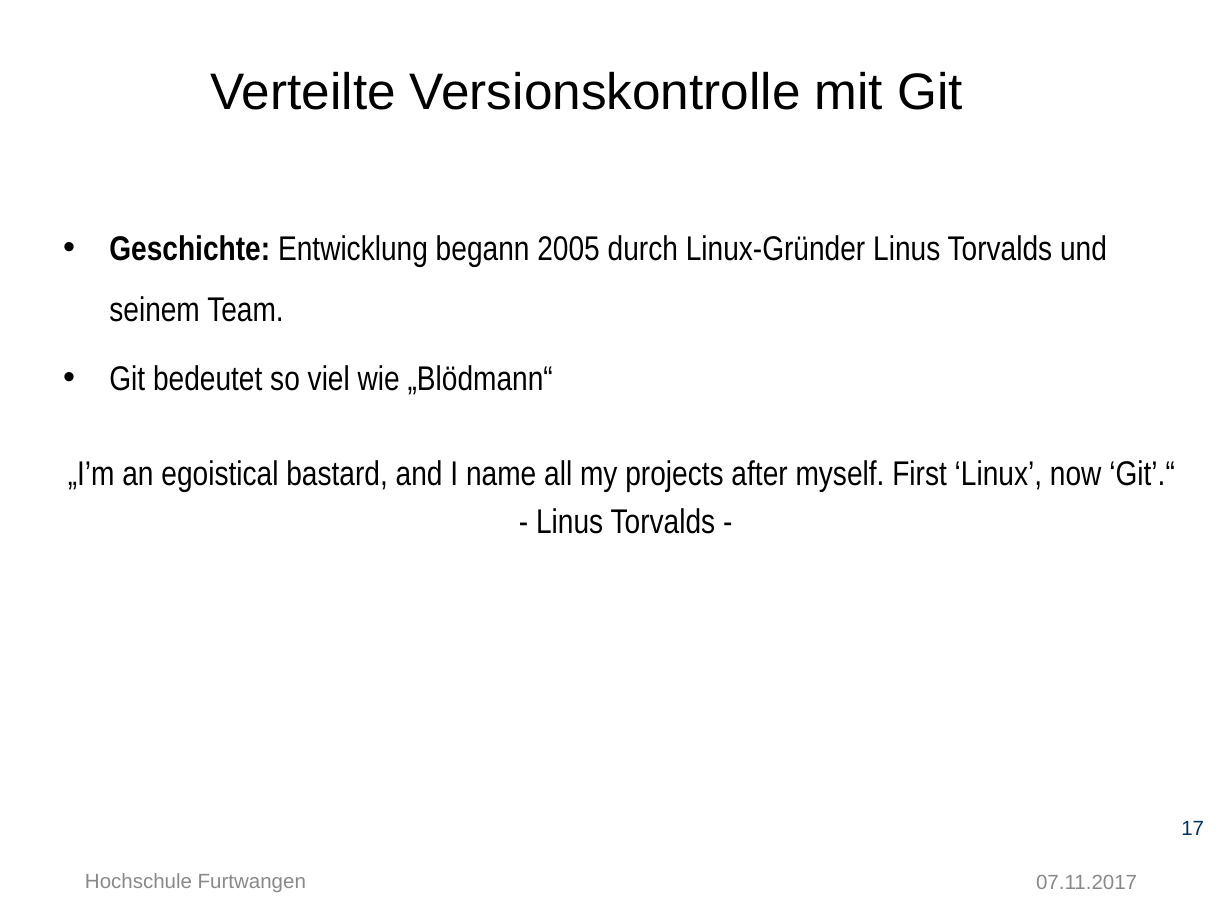
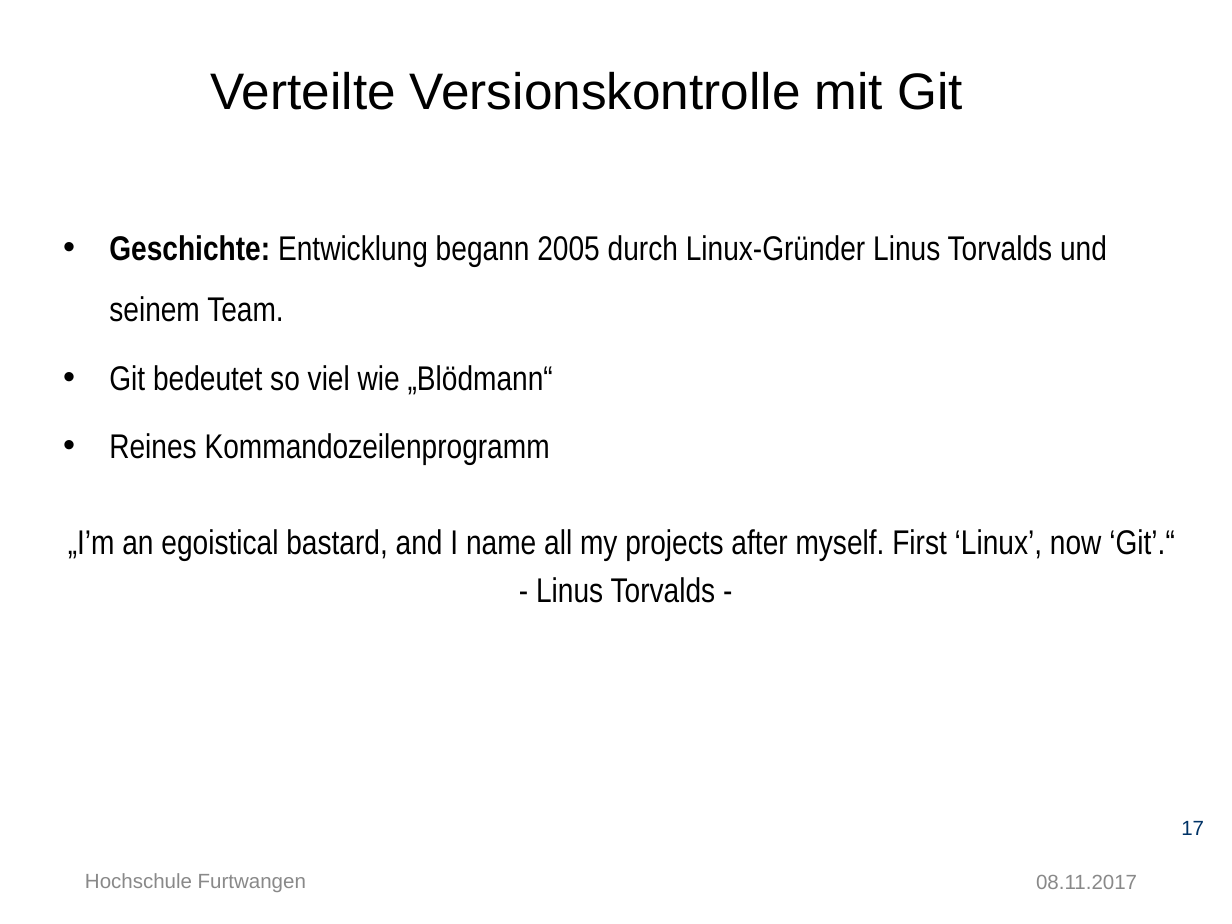
Before and after one commit to Ertugrul-Furtwangen/Erti, a slide deck: slide 17 of Thesis-Präsentation.pptx. Drawn at 1232x924 pixels with LibreOffice and Linux fonts; fonts in the diff are those of the drawing; background and template pictures are left out. Boxes give left, top, right and bottom in pixels: in the first picture for what was removed or moved away, otherwise in the second. Text is boxed around its words. In the diff, an @@ line names an element or a change of style, - is before the commit and + after.

```diff
--- a/Thesis-Präsentation.pptx
+++ b/Thesis-Präsentation.pptx
@@ text at [109,433,550,465]: paragraph added @@
+• Reines Kommandozeilenprogramm
@@ text at [1036,875,1137,889]: text changed @@
-07.11.2017
+08.11.2017
```
Also in this commit, not shown: 25 other slides changed, 4 slides added.
